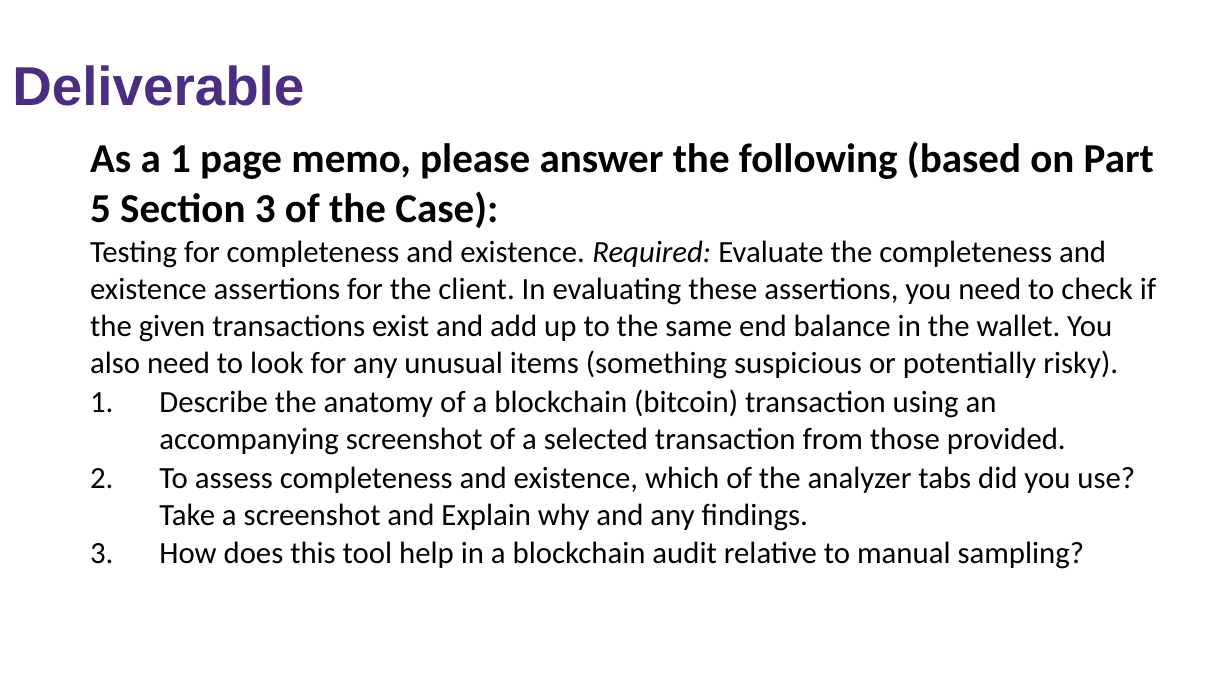
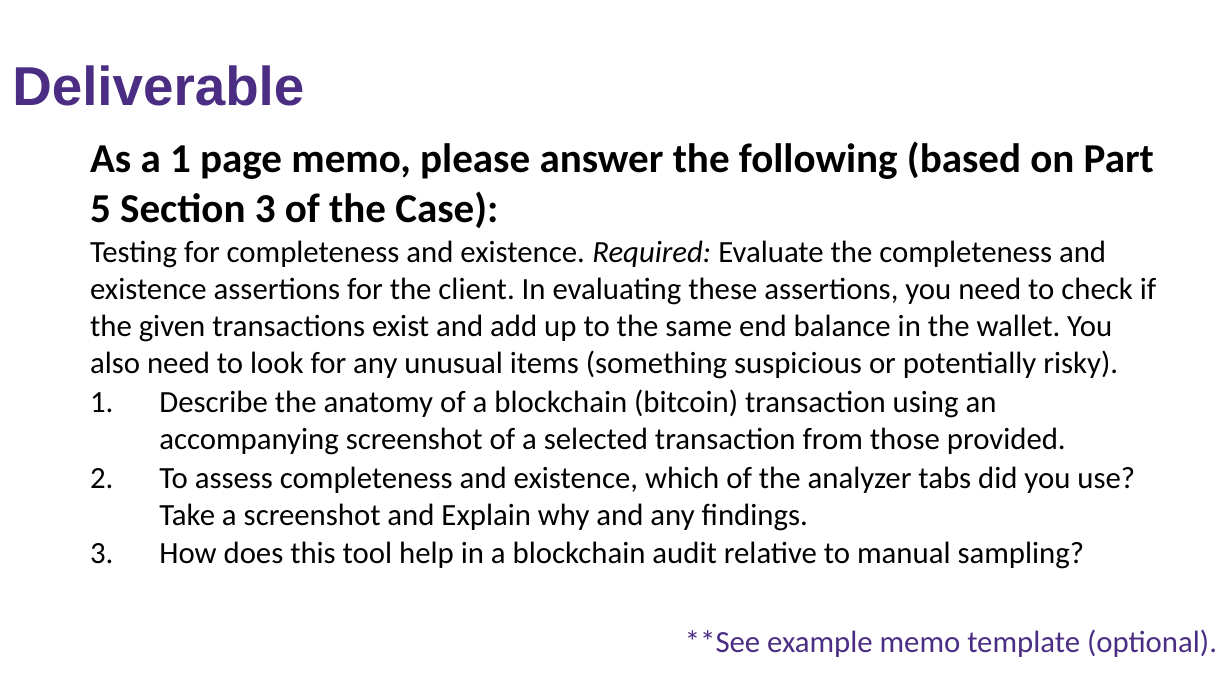
Before and after one commit to ashercurtis/slides.io, a slide deck: slide 10 of ACCTG_521/ACCTG521Class18_2025.pptx. Drawn at 1232x693 pixels with LibreOffice and Linux fonts; fonts in the diff are those of the drawing. Boxes give left, top, right and bottom in pixels: in the first picture for what was removed or moved away, otherwise in the second. Text is boxed around its words. In the diff, an @@ line names an element or a change of style, - is before the commit and + after.

```diff
--- a/ACCTG_521/ACCTG521Class18_2025.pptx
+++ b/ACCTG_521/ACCTG521Class18_2025.pptx
@@ text added at [685,629,1217,657], 18 pt, text #4B2E84 @@
+**See example memo template (optional).
```
Also in this commit, not shown: 1 other file.
